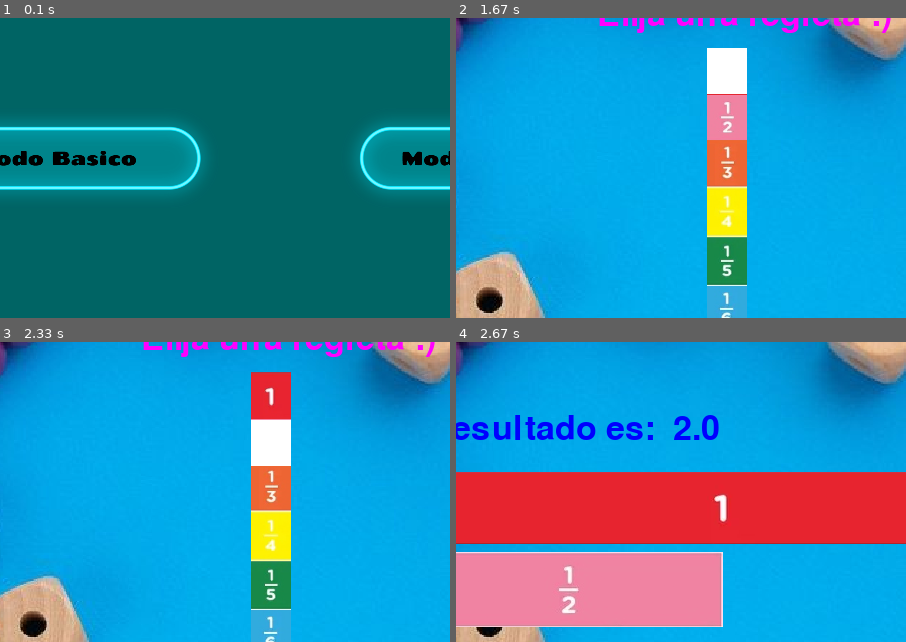
Above: before the commit, frames 1-4 (two rows, left to right).
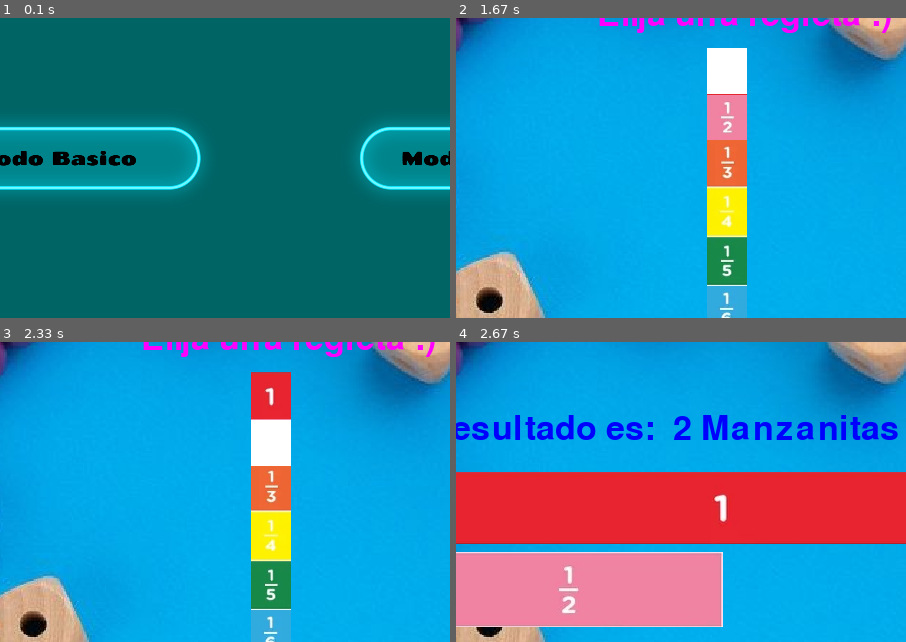
Above: after the commit, the same moments.

Repository: valec3/Game_py_Regletas_fraccionarias
Game: pygame game, started from Regletas_pygame/main.py
Two runs of this game, one before a commit and one after it. Both use one fixed random seed, a clock stepped at 60 frames per second and the inputs below.
Inputs (mouse positions are % of the whole screen's width and height, from its top left):
- Up to frame 1 (0.1 s): no input
- Up to frame 2 (1.67 s): click (24, 42) at 0.38 s; type "ann" at 0.67 s; tap Enter at 1 s
- Up to frame 3 (2.33 s): hold Down 1.77-2.23 s; tap Enter at 2.32 s
- Up to frame 4 (2.67 s): no input
The pictures show only the part of the screen within x 18-68%, y 18-68%; the shares and areas given below are measured in that part.

Frames 1-3 are identical in both runs. In frame 4, 1.7% of the frame differs, in the area x 52-99%, y 24-33%.

Commit message:
Agregar algunos detalles, en espera de imagenes

Diff:
--- a/Regletas_pygame/logica.py
+++ b/Regletas_pygame/logica.py
@@ -20,14 +20,24 @@
         # Inicializar ventana
         self.ventana = ventana
 
-    def logica_juego(self,regletas):
+    def logica_juego(self, regletas):
+        """
+        Devuelve las imágenes de la regleta correspondiente a cada número y el número de regletas para cada uno.
+        Args:
+            regletas (list): Lista de regletas, con el dividendo y el divisor.
+        Returns:
+            tuple: Una tupla de imágenes de la regleta correspondiente al dividendo y al divisor, y el número de regletas para cada uno.
+        """
+        # Separar el dividendo y el divisor en numerador y denominador
         dividendo, divisor = regletas
-        a,b = map(int,dividendo.split("/"))
-        c,d = map(int,divisor.split("/"))
+        a, b = map(int, dividendo.split("/"))
+        c, d = map(int, divisor.split("/"))
+
         # Devolver imágenes del divisor y del dividendo y el número de regletas para cada uno
         imagenes_dividendo = self.imagenes_regletas[b-1]
         imagenes_divisor = self.imagenes_regletas[d-1]
         return imagenes_dividendo, imagenes_divisor, a, c
+
 
     def mostrar_opciones(self, ventana):
         # Escalar y mostrar imagen de la pregunta
--- a/Regletas_pygame/main.py
+++ b/Regletas_pygame/main.py
@@ -8,7 +8,6 @@
 
 # Importar colores
 from colores import *
-
 
 
 # Iniciar libreria pygame
@@ -31,17 +30,20 @@
 imagen_boton_basico=pygame.image.load("img/boton_basico.png").convert_alpha()
 imagen_boton_avanzado=pygame.image.load("img/boton_avanzado.png").convert_alpha()
 
+# Cargar archivo de sonido
+sonido = pygame.mixer.Sound('felicitaciones.mp3')
+
 # Crear los botones
 boton_basico = Boton(50,200,imagen_boton_basico,0.5)
 boton_avanzado = Boton(500,200,imagen_boton_avanzado,0.5)
 
 # Crear texto pregunta 1
 font = pygame.font.Font(None, 50)  # None indica la fuente predeterminada
-font_opc = pygame.font.Font(None,34)  # None indica la fuente predeterminada
+font_opc = pygame.font.Font(None,34)
 texto_pregunta = font.render("Elija una regleta :)", True, PINK)
 texto_opciones = font_opc.render("Regletas disponibles: ( 1 - 1/2 - 1/3 - 1/4 - 1/5 - 1/6 - 1/8 - 1/10 - 1/12 )", True, WHITE)
 texto_opciones_2 = font_opc.render("y las variantes que se especifica en el manual", True, WHITE)
-text_input = "" # variable que almacenará la entrada del usuario
+text_input = "" # variable que almacenará la entrada del usuario en el modo avanzado
 
 
 regletas_identificadores= {1:"1/1",2:"1/2",3:"1/3",4:"1/4",5:"1/5",6:"1/6",7:"1/8",8:"1/10"}
@@ -90,30 +92,32 @@
     ventana.blit(background_image_modificado,(0,0))
 
     # Mostrar interfaz del juego principal
-    if juego_activo and Modo_de_juego == "Basic":
+    if juego_activo and Modo_de_juego == "Basico":
         ventana.blit(texto_pregunta, (300, 90))
         regletas_imgs.mostrar_opciones(ventana)
         pygame.draw.rect(ventana,WHITE,(410,circle_y,40,46))
         if len(opciones_elegidas) >=2:
-            Modo_de_juego = "Res"
-            resultado = str(eval(regletas_identificadores[opciones_elegidas[0]])/eval(regletas_identificadores[opciones_elegidas[1]]))
+            Modo_de_juego = "Resultado"
+            resultado = str(int(eval(regletas_identificadores[opciones_elegidas[0]])/eval(regletas_identificadores[opciones_elegidas[1]])))
         # print(opcion)
 
-    elif juego_activo and Modo_de_juego == "Avanc":
+    elif juego_activo and Modo_de_juego == "Avanzado":
         ventana.blit(texto_opciones, (100, 100))
         ventana.blit(texto_opciones_2, (100, 130))
         input_text = font.render("Ingrese texto: " + text_input, True, BLUE)
         ventana.blit(input_text, (100, 180)) # posicionar el objeto de texto en la pantalla
         if len(entrada_regletas) >=2:
-            Modo_de_juego="Res"
-            resultado = str(eval(entrada_regletas[0])/eval(entrada_regletas[1]))
+            Modo_de_juego="Resultado"
+            resultado = str(int(eval(entrada_regletas[0])/eval(entrada_regletas[1])))
 
-    elif juego_activo and Modo_de_juego == "Res":
-        input_text = font.render("El resultado es:  " + resultado, True, BLUE)
+    elif juego_activo and Modo_de_juego == "Resultado":
+        input_text = font.render("El resultado es:  " + resultado+" Manzanitas", True, BLUE)
         ventana.blit(input_text, (100, 180)) # posicionar el objeto de texto en la pantalla
         if len(opciones_elegidas) >= 2 and "" in entrada_regletas:
                 entrada_regletas = regletas_identificadores[opciones_elegidas[0]],regletas_identificadores[opciones_elegidas[1]]
         regletas_imgs.dibujar(ventana,entrada_regletas)
+
+
 
     # Verificar si el menu esta activo
     if  (boton_avanzado.clicked or boton_basico.clicked):
@@ -125,10 +129,11 @@
 
         if boton_avanzado.verificar_click():
             print("Modo Avanzado")
-            Modo_de_juego="Avanc"
+            Modo_de_juego="Avanzado"
         elif boton_basico.verificar_click():
             print("Modo basico")
-            Modo_de_juego="Basic"
+            Modo_de_juego="Basico"
+
 
 
     # Actualizar pantalla
Not shown, added: Regletas_pygame/felicitaciones.m4a
Not shown, added: Regletas_pygame/felicitaciones.mp3
